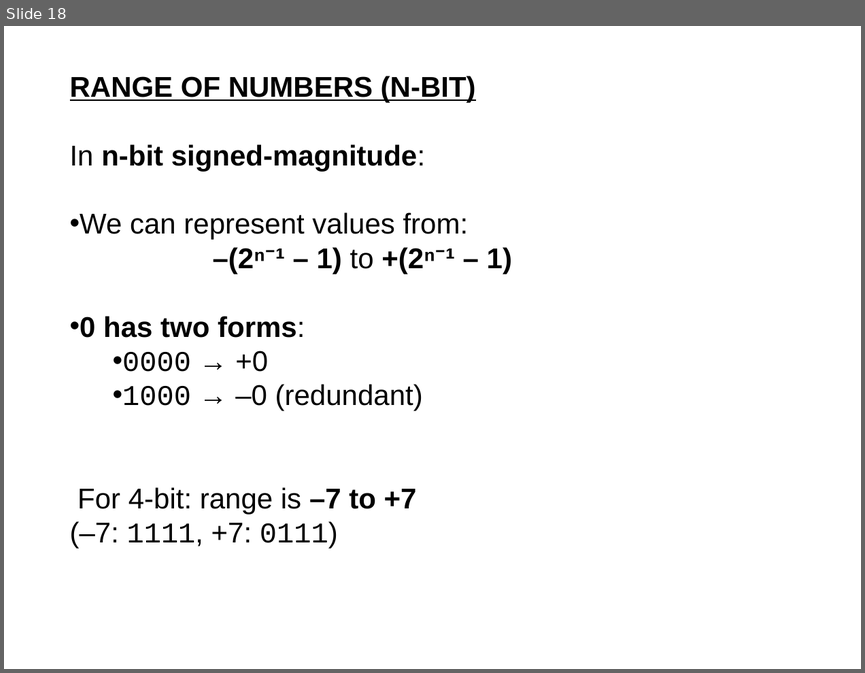
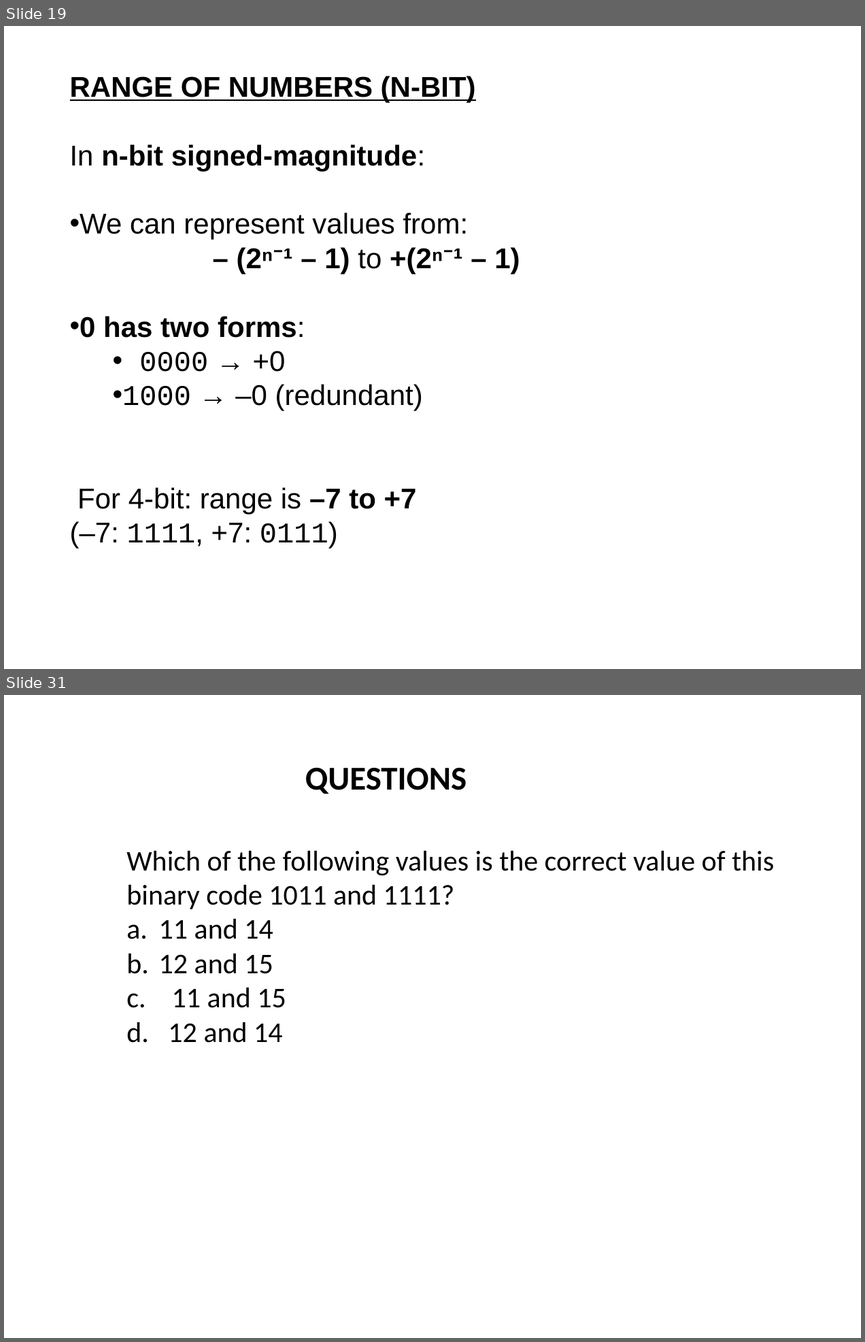
Before and after one commit to akshara2207/BCA, a slide deck: lbs signednumbers.pptx. Shown one above the other, each under a label of ours: slide 18 before the commit, slides 19 and 31 after it; the slides between them are not shown. The pictures are 865x673 and 865x1342 pixels, drawn with LibreOffice and Linux fonts; fonts in the diff are those of the drawing. Boxes give left, top, right and bottom in pixels: in the first picture for what was removed or moved away, otherwise in the second. Text is boxed around its words. In the diff, an @@ line names an element or a change of style, - is before the commit and + after.

```diff
--- a/lbs signednumbers.pptx
+++ b/lbs signednumbers.pptx
@@ slide 31 added at bbox=[4, 695, 861, 1338], background #FFFFFF @@
@@ text added at bbox=[305, 768, 466, 794], 28 pt, text #000000, bold @@
+QUESTIONS
@@ text added at bbox=[126, 850, 774, 1042], 24 pt, text #000000 @@
+Which of the following values is the correct value of this binary code 1011 and 1111?
+a. 11 and 14
+b. 12 and 15
+c. 11 and 15
+d. 12 and 14
@@ what was slide 18 is now slide 19 @@
@@ slide 19 changed as well @@
@@ text at bbox=[70, 212, 519, 274]: spaces changed @@
-• We can represent values from:
-  –(2ⁿ⁻¹ – 1) to +(2ⁿ⁻¹ – 1)
+• We can represent values from:
+  – (2ⁿ⁻¹ – 1) to +(2ⁿ⁻¹ – 1)
```
Also in this commit, not shown: 1 other slide changed, 14 other slides added, 5 slides removed.
